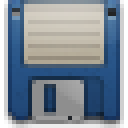
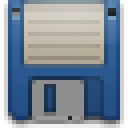
Two versions of the same layered image (128x128). Layer-by-layer changes:
painted on "Shine" over [8, 0, 120, 52]
masked "Shape 1" over [24, 0, 104, 4]
painted on "Label" (2nd of 2, in "Diskette" › "Label"), masked it over [24, 0, 104, 68]
painted on "Edge", masked it over [28, 116, 100, 124]
hid "Shine copy", painted on it over [32, 8, 120, 124]
painted on "Door" (2nd of 2, in "Diskette" › "Door"), masked it over [32, 80, 84, 120]
painted on "Copy-protect slot", masked it over [104, 8, 116, 16]
painted on "High-density slot", masked it over [12, 8, 20, 20]
painted on "Troughs", masked it over [20, 0, 108, 124]
removed layer "Cut" from group "Diskette" over [96, 112, 104, 120]
painted on "Diskette" (3rd of 3, in "Diskette" › "Diskette"), masked it over [8, 0, 120, 120]
